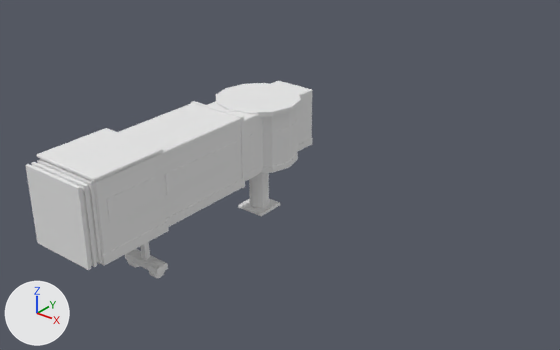
A saved change to the glTF model game/assets/airside/props/jet_bridge.glb.
One viewpoint serves both versions: a camera (50 mm lens) standing at (20.34, -23.91, 16.79) and looking at (3.79, -3.23, 3.97). Lighting does not change. The marker at lower left points along +X, +Y and +Z. The first picture is the older version. Where no turn or scale is listed for an object, it has been applied to the vertices. Vertices at exactly the same position are counted once.

Objects in the first picture: 'Cab_Yaw_Mesh', 'Drive_Foot_Mesh', 'JetBridge_Body', 'Tunnel_Pitch_Mesh', 'Tunnel_Slide_Mesh'.
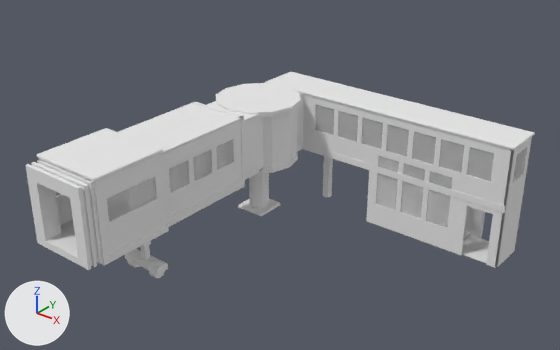
Pixel boxes [x1, y1, x2, y2] of what changed, in the pictures (560 x 350 px):
'StairBox_Mesh', added: after [265, 72, 535, 268]
    faces in mat_tp_atlas_1a_d (white #e7e7e7): [265, 72, 535, 268]
    faces in mat_tp_glass_1a_d (white #e7e7e7): [315, 105, 526, 228]
part 1 of me_plinth, deleted: before [271, 81, 312, 145]
part 2 of me_plinth, deleted (mostly hidden): before [297, 138, 313, 152]
part 3 of me_cab_shell, added: after [107, 177, 156, 222]
part 4 of me_cab_shell, cut back: before [40, 159, 159, 243]; after [34, 158, 159, 259]

Diff of the bpy script that builds the scene:
```diff
--- a/game/assets/airside/props/jet_bridge.glb.py
+++ b/game/assets/airside/props/jet_bridge.glb.py
@@ mat_tp_glass_1a_d @@
+mat_tp_glass_1a_d = principled_material('TP_Glass_1A_D')
+mat_tp_glass_1a_d.base_color = (0.8, 0.8, 0.8)  # white #e7e7e7
+mat_tp_glass_1a_d.roughness = 1.0
+mat_tp_glass_1a_d.alpha = 0.3
@@ me_plinth @@
 # used by ob_jetbridge_body; location = (0.0, 0.0, 0.0)
-me_plinth.from_pydata(...)  # 176 vertices, 320 faces; spans x -1.85..1.85, y -1.85..2.62, z 0.0..5.3
+me_plinth.from_pydata(...)  # 144 vertices, 244 faces; spans x -1.85..1.85, y -1.85..1.85, z 0.0..5.3
+# me_plinth part 1: the loose piece of 24 vertices spanning x -1.0..1.0, y 1.3..2.6, z 2.5..5.15 is deleted
+# me_plinth part 2: the loose piece of 8 vertices spanning x -1.02..1.02, y 1.3..2.62, z 2.5..2.8 is deleted
 me_plinth.materials.append(mat_tp_atlas_1a_d)
@@ me_cab_shell @@
 # used by ob_cab_yaw_mesh; location = (0.0, -8.5, 2.75)
-me_cab_shell.from_pydata(...)  # 120 vertices, 196 faces; spans x -1.55..1.55, y -2.1..1.55, z -0.35..2.98
+me_cab_shell.from_pydata(...)  # 276 vertices, 596 faces; spans x -1.55..1.55, y -2.1..1.55, z -0.35..2.98
+# me_cab_shell part 3: a new loose piece, a box spanning x 1.452..1.468, y -1.1..1.1, z 1.15..2.05, in mat_tp_glass_1a_d (white #e7e7e7)
+# me_cab_shell part 4: 4 vertices moved from x -1.52..1.52, y -1.52..1.52, z 0.05 to x -1.52..1.52, y -1.52..1.52, z -0.08; 32 vertices removed from x -1.52..1.52, y -1.5..1.5, z -0.35..2.85; 180 vertices added at x -1.5..1.5, y -2.1..1.5, z -0.28..2.85
+# other edits to the shape of me_cab_shell do not show in these pictures
 me_cab_shell.materials.append(mat_tp_atlas_1a_d)
+me_cab_shell.materials.append(mat_tp_glass_1a_d)  # white #e7e7e7
@@ me_box_floor @@
+me_box_floor.from_pydata(...)  # 1245 vertices, 2464 faces; spans x -1.15..10.75, y 1.3..3.84, z 0.0..5.25
+# faces by material slot: [2188, 276]
+me_box_floor.materials.append(mat_tp_atlas_1a_d)  # white #e7e7e7
+me_box_floor.materials.append(mat_tp_glass_1a_d)  # white #e7e7e7
@@ ob_stairbox_mesh @@
+ob_stairbox_mesh = bpy.data.objects.new('StairBox_Mesh', me_box_floor)
+ob_stairbox_mesh.location = (0.0, 0.0, 0.0)
```
